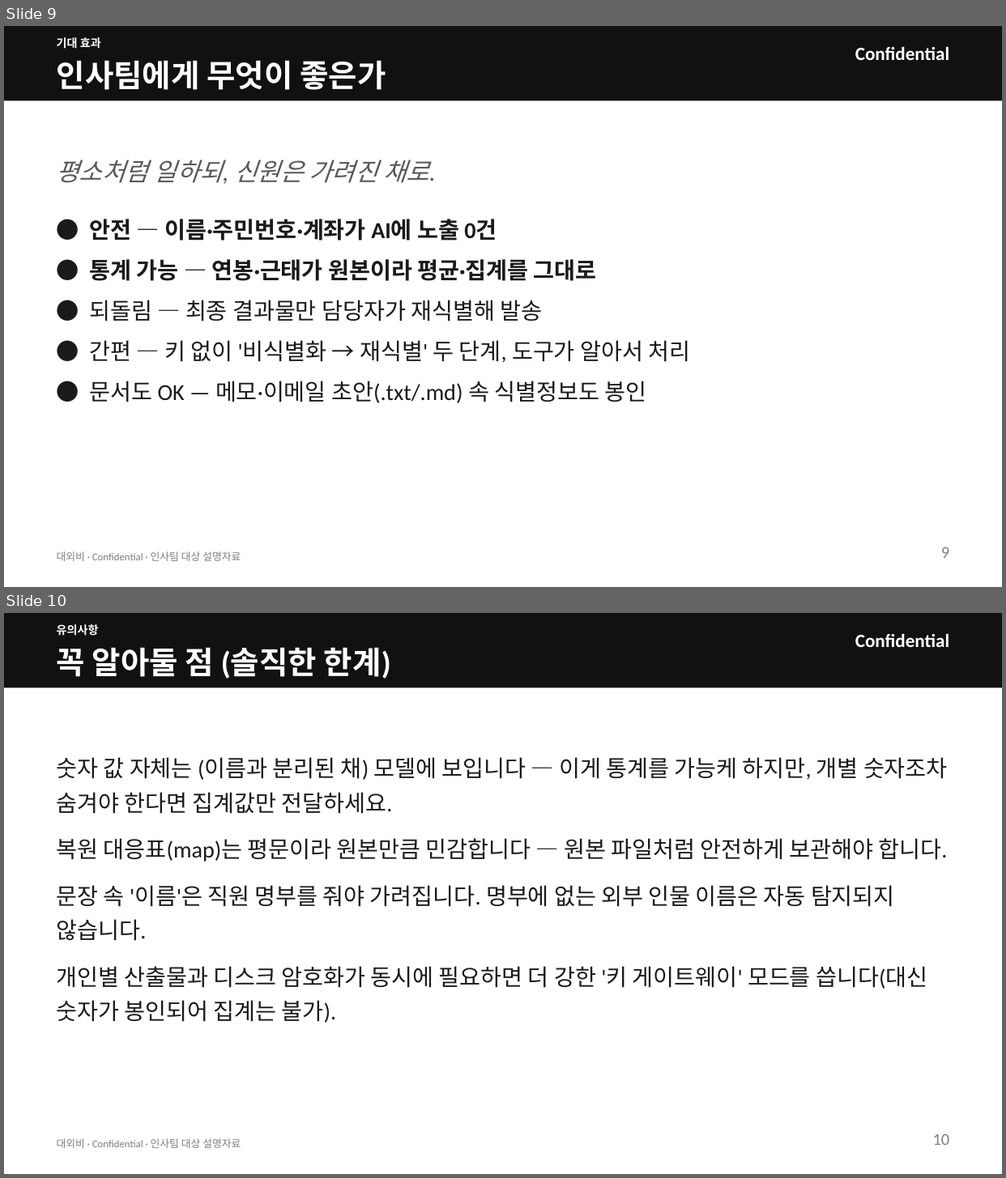
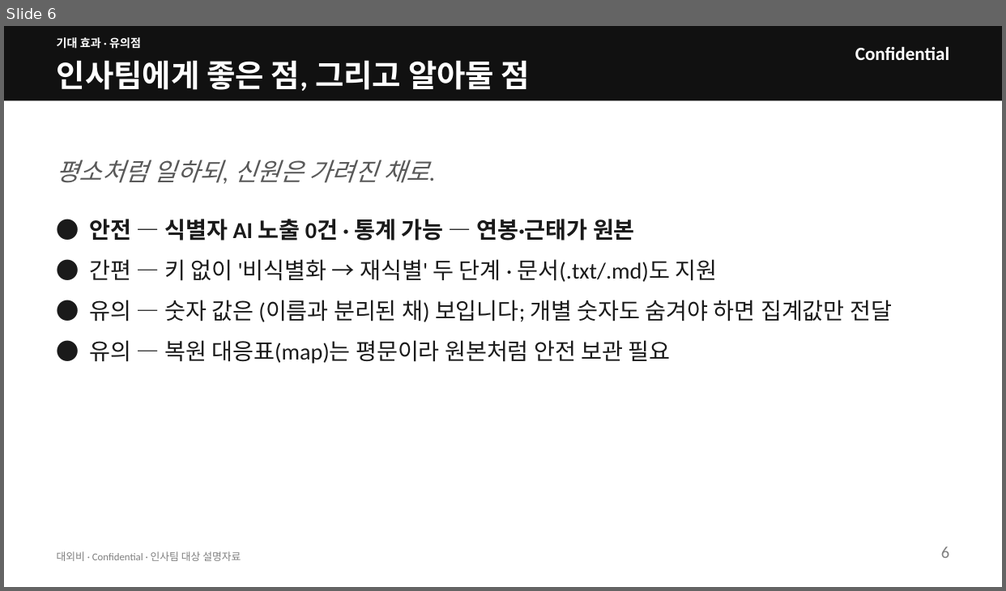
Before and after one commit to kos2001/pii-encryption-gateway, a slide deck: claudedocs/pii-gateway-hr-deck.pptx. Shown one above the other, each under a label of ours: slides 9 and 10 before the commit, slide 6 after it. The pictures are 1006x1178 and 1006x591 pixels, drawn with LibreOffice and Linux fonts; fonts in the diff are those of the drawing. Boxes give left, top, right and bottom in pixels: in the first picture for what was removed or moved away, otherwise in the second. Text is boxed around its words. In the diff, an @@ line names an element or a change of style, - is before the commit and + after.

```diff
--- a/claudedocs/pii-gateway-hr-deck.pptx
+++ b/claudedocs/pii-gateway-hr-deck.pptx
@@ slide 10 removed at (4, 613, 1002, 1174), background #FFFFFF @@
@@ rectangle removed at (4, 613, 1002, 688) @@
@@ text removed at (57, 624, 99, 636) @@
-유의사항
@@ text removed at (855, 633, 949, 647) @@
-Confidential
@@ text removed at (57, 647, 391, 679) @@
-꼭 알아둘 점 (솔직한 한계)
@@ text removed at (57, 757, 948, 1023) @@
-숫자 값 자체는 (이름과 분리된 채) 모델에 보입니다 — 이게 통계를 가능케 하지만, 개별 숫자조차 숨겨야 한다면 집계값만 전달하세요.
-복원 대응표(map)는 평문이라 원본만큼 민감합니다 — 원본 파일처럼 안전하게 보관해야 합니다.
-문장 속 '이름'은 직원 명부를 줘야 가려집니다. 명부에 없는 외부 인물 이름은 자동 탐지되지 않습니다.
-개인별 산출물과 디스크 암호화가 동시에 필요하면 더 강한 '키 게이트웨이' 모드를 씁니다(대신 숫자가 봉인되어 집계는 불가).
@@ text removed at (57, 1139, 241, 1148) @@
-대외비 · Confidential · 인사팀 대상 설명자료
@@ text removed at (933, 1135, 950, 1145) @@
-10
@@ what was slide 9 is now slide 6 @@
@@ slide 6 changed as well @@
@@ text at (57, 37, 141, 49): text changed @@
-기대 효과
+기대 효과 · 유의점
@@ text at (57, 60, 530, 91): text changed @@
-인사팀에게 무엇이 좋은가
+인사팀에게 좋은 점, 그리고 알아둘 점
@@ text at (89, 219, 892, 364): text changed @@
-● 안전 — 이름·주민번호·계좌가 AI에 노출 0건
-● 통계 가능 — 연봉·근태가 원본이라 평균·집계를 그대로
-● 되돌림 — 최종 결과물만 담당자가 재식별해 발송
-● 간편 — 키 없이 '비식별화 → 재식별' 두 단계, 도구가 알아서 처리
-● 문서도 OK — 메모·이메일 초안(.txt/.md) 속 식별정보도 봉인
+● 안전 — 식별자 AI 노출 0건 · 통계 가능 — 연봉·근태가 원본
+● 간편 — 키 없이 '비식별화 → 재식별' 두 단계 · 문서(.txt/.md)도 지원
+● 유의 — 숫자 값은 (이름과 분리된 채) 보입니다; 개별 숫자도 숨겨야 하면 집계값만 전달
+● 유의 — 복원 대응표(map)는 평문이라 원본처럼 안전 보관 필요
@@ text at (941, 547, 949, 558): text changed @@
-9
+6
```
Also in this commit, not shown: 6 other slides changed, 3 other slides removed, 1 other file.
